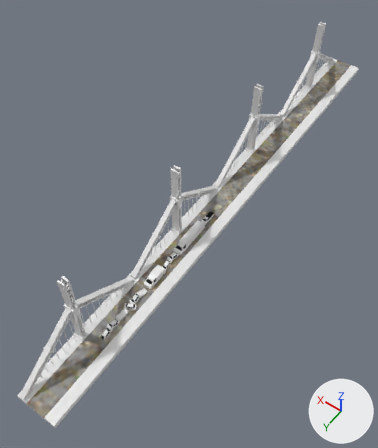
A saved change to the FBX model Assets/Mesh/Timlee/TimLee_long_bridge/TimLee_long_bridge.fbx.
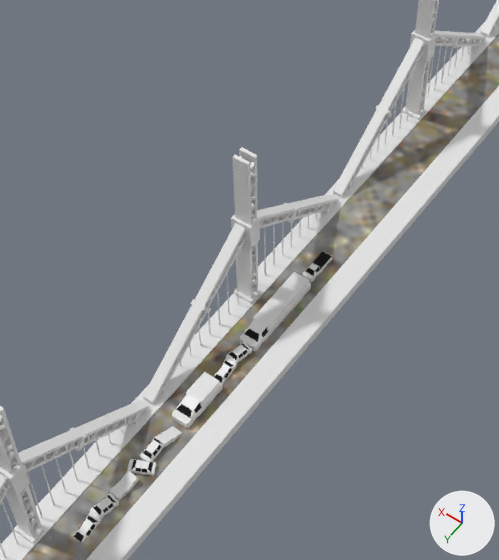
There are two pictures of each version: one whole from a camera (50 mm lens) standing at (-186.0, -227.0, 769.0) and looking at (160.0, -712.0, 8.0), one close up on the part from 18% to 76% of the width and 22% to 78% of the height. Every picture has the same lights, and +X, +Y and +Z are marked at lower right. Where no turn or scale is listed for an object, it has been applied to the vertices.

In view in the first close-up: 'Car.022', 'Car.023', 'Car.024', 'Cube.034', 'Cube.035'.
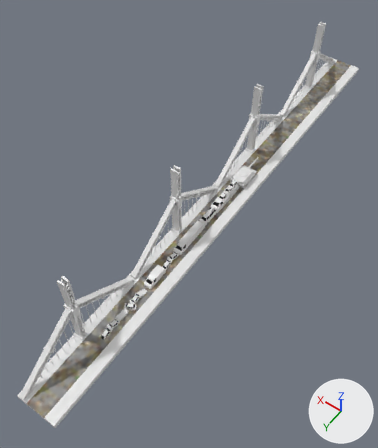
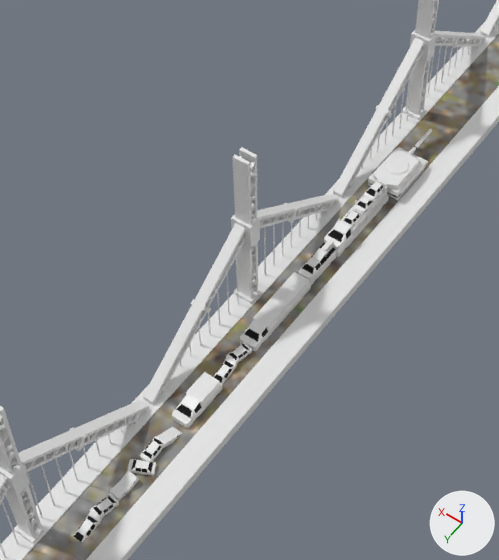
Where the newer file only moved an object's origin or applied its transform, the numbers keep the older frame.

Where the change shows, as pixel boxes (x1, y1, x2, y2) in the close-ups (499 x 560 px):
'Cube.038', added
    after: (368, 129, 432, 200)
'Car.026', added
    after: (324, 180, 389, 257)
'Car.022', reshaped, moved (27% wider, 34% taller)
    before: (303, 251, 332, 282)
    after: (299, 243, 336, 285)
'Car.030', added
    after: (363, 180, 386, 202)
'Car.025', added
    after: (342, 209, 363, 227)
'Car.027', added
    after: (354, 192, 382, 214)
'Table', added
    after: (312, 248, 327, 264)
'ID_halfshelf.003', added
    after: (321, 239, 334, 253)

Edits to the bpy script that builds the scene:
```text
Change me_cube_158:
    remove me_cube_158.from_pydata(...)  # 89 vertices, 96 faces; spans x -4.8..4.8, y -18.7..12.0, z -6.9..1.1
    add me_cube_158.from_pydata(...)  # 89 vertices, 96 faces; spans x -6.1..6.1, y -23.8..15.3, z -14.3..1.4
    me_cube_158 part 1: 89 of 89 vertices moved; they spanned x -4.8..4.8, y -18.7..12.0, z -6.9..1.1 and now span x -6.1..6.1, y -23.8..15.3, z -14.3..1.4; mean shift (0.0, -0.6, -3.8); largest move (-4.8, -18.1, -6.9) -> (-6.1, -23.1, -14.3)
Change ob_car_022:
    ob_car_022.location: (142.8, -744.5, 5.6) -> (142.9, -743.5, 12.7)
Add ob_table_001:
    ob_table_001 = bpy.data.objects.new('Table.001', me_cube_134)  # 40 vertices, 26 faces; spans x -3.1..3.1, y -5.12..5.12, z -4.11..0.2; in mat_p_plank (white #e7e7e7)
    ob_table_001.location = (142.3, -749.8, 14.0)
Add ob_car_027:
    ob_car_027 = bpy.data.objects.new('Car.027', me_cube_140)  # 89 vertices, 96 faces; spans x -4.8..4.8, y -18.7..12.0, z -6.9..-0.2; in mat_l_metal (white #e7e7e7), mat_black (black #000000)
    ob_car_027.location = (142.8, -821.0, 19.2)
Add ob_car_028:
    ob_car_028 = bpy.data.objects.new('Car.028', me_cube_110)  # 104 vertices, 112 faces; spans x -4.8..4.8, y -9.9..9.9, z -5.7..0.0; in mat_l_metal (white #e7e7e7), mat_black (black #000000)
    ob_car_028.location = (142.8, -798.6, 10.8)
Add ob_car_025:
    ob_car_025 = bpy.data.objects.new('Car.025', me_cube_105)  # 104 vertices, 112 faces; spans x -4.8..4.8, y -9.9..11.5, z -5.7..0.0; in mat_l_metal (white #e7e7e7), mat_black (black #000000)
    ob_car_025.location = (142.8, -798.6, 17.8)
Add ob_id_halfshelf_003:
    ob_id_halfshelf_003 = bpy.data.objects.new('ID_halfshelf.003', me_cube_133)  # 120 vertices, 106 faces; spans x -2.34..2.34, y -6.43..5.65, z -4.25..4.25; in mat_p_plank (white #e7e7e7)
    ob_id_halfshelf_003.location = (142.3, -760.9, 12.2)
Add ob_table:
    ob_table = bpy.data.objects.new('Table', me_cube_135)  # 40 vertices, 26 faces; spans x -3.85..3.85, y -5.74..5.07, z -5.0..1.19; in mat_p_plank (white #e7e7e7)
    ob_table.location = (142.3, -749.7, 15.2)
Add ob_car_026:
    ob_car_026 = bpy.data.objects.new('Car.026', me_cube_139)  # 149 vertices, 136 faces; spans x -7.7..7.7, y -61.1..18.6, z -10.0..10.3; in mat_l_metal (white #e7e7e7), mat_black (black #000000)
    ob_car_026.location = (142.8, -786.0, 8.6)
Add ob_car_030:
    ob_car_030 = bpy.data.objects.new('Car.030', me_cube_138)  # 104 vertices, 112 faces; spans x -4.8..4.8, y -12.7..9.9, z -5.7..0.0; in mat_l_metal (white #e7e7e7), mat_black (black #000000)
    ob_car_030.location = (142.8, -832.7, 21.6)
Add ob_cube_038:
    ob_cube_038 = bpy.data.objects.new('Cube.038', me_cube_136)  # 205 vertices, 184 faces; spans x -15.0..15.0, y -55.7..26.5, z -5.2..14.0; in mat_l_metal (white #e7e7e7), mat_black (black #000000)
    ob_cube_038.location = (142.8, -872.0, 3.6)
Add ob_car_029:
    ob_car_029 = bpy.data.objects.new('Car.029', me_cube_114)  # 104 vertices, 112 faces; spans x -4.8..4.8, y -9.9..9.9, z -5.7..0.0; in mat_l_metal (white #e7e7e7), mat_black (black #000000)
    ob_car_029.location = (142.8, -824.5, 10.8)
```
